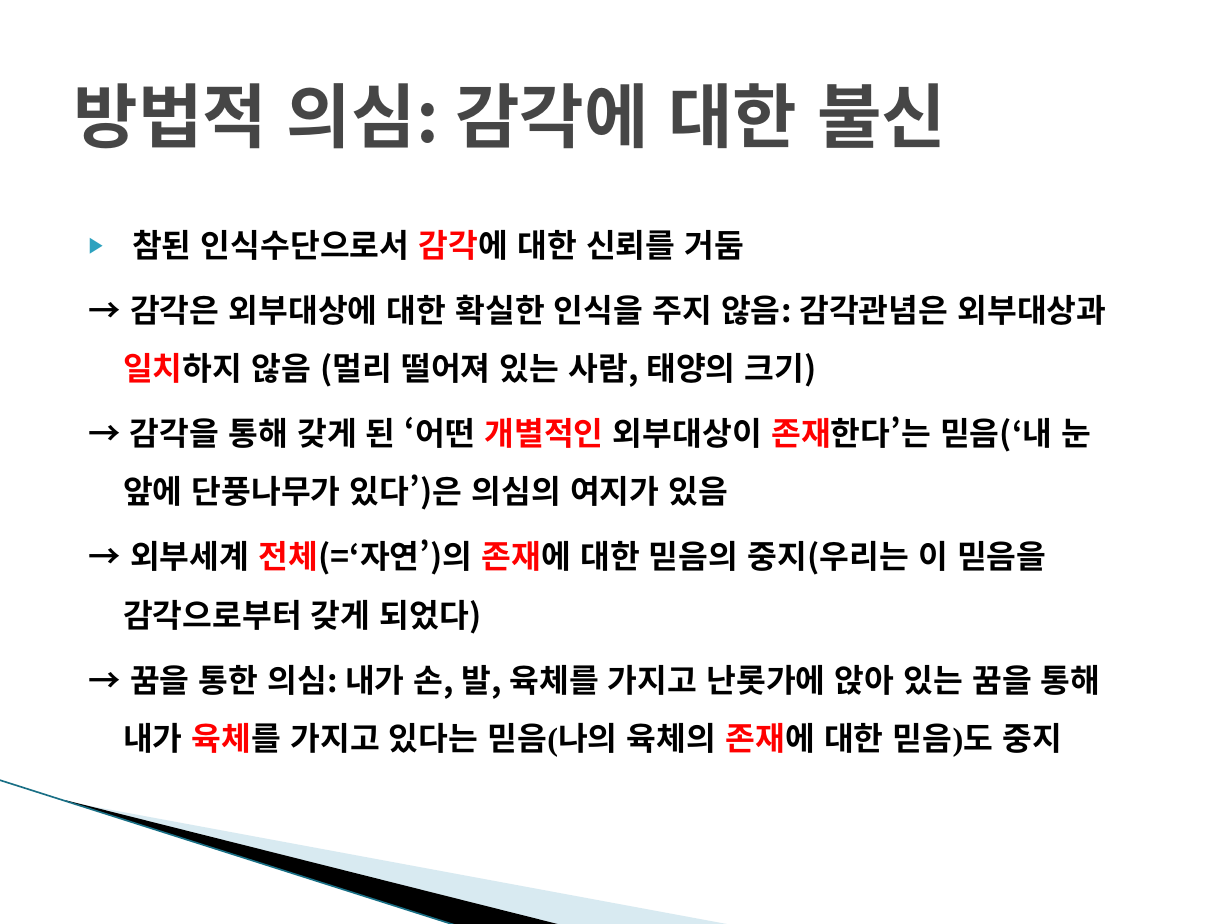
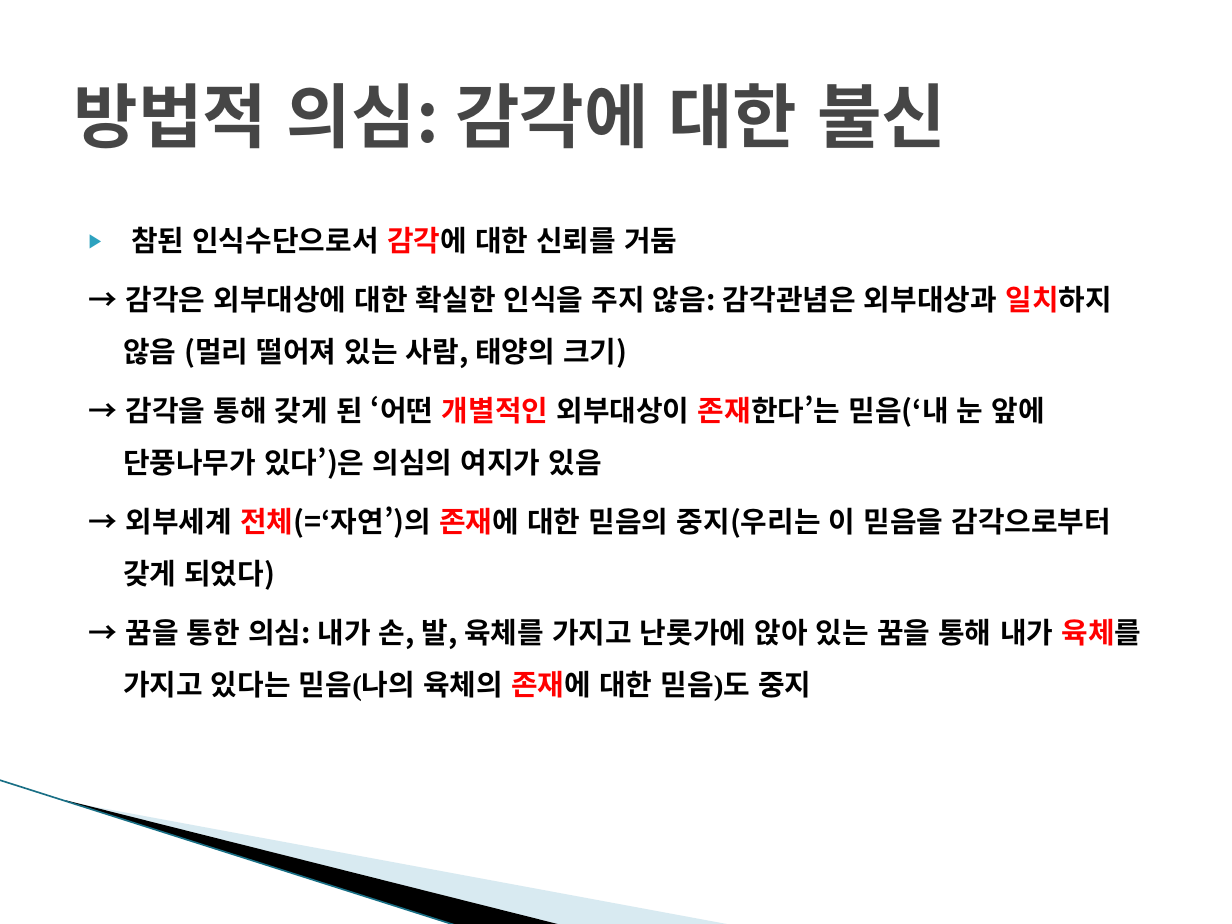
Before and after one commit to dw5450/3rd_grade_study, a slide deck: slide 17 of 윤리와철학/6주%28플라톤 데카르트 매트릭스%29.pptx. Drawn at 1232x924 pixels with LibreOffice and Linux fonts; fonts in the diff are those of the drawing; background and template pictures are left out. Boxes give left, top, right and bottom in pixels: in the first picture for what was removed or moved away, otherwise in the second. Text is boxed around its words. In the diff, an @@ line names an element or a change of style, - is before the commit and + after.

```diff
--- a/윤리와철학/6주%28플라톤 데카르트 매트릭스%29.pptx
+++ b/윤리와철학/6주%28플라톤 데카르트 매트릭스%29.pptx
@@ text "참된 인식수단으로서 감각에 대한 신뢰를 ..." at bbox=[123, 226, 1142, 701]: size 18.9 to 16.9 pt @@
```
Also in this commit, not shown: 10 other slides changed, 39 other files.
